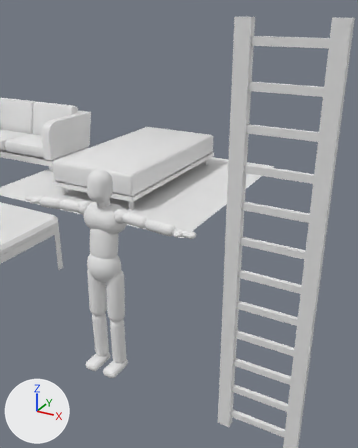
An edit to the Blender file Raw/furniture.blend, drawn before and after from the same camera.
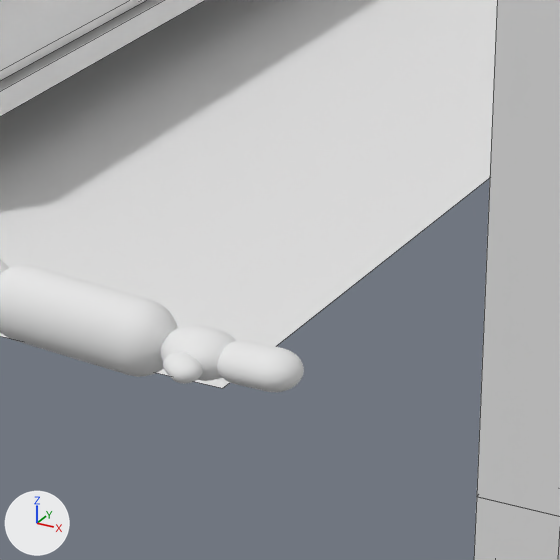
Each version appears first from a 50 mm camera at (8.06, -7.689, 3.054) aimed at (6.307, -4.502, 1.46), and next in a close-up on the part from 41% to 67% of the width and 39% to 59% of the height. Lighting does not change. The marker at lower left points along +X, +Y and +Z. The close-ups show mesh edges as thin lines.

The first close-up shows 'bed_01', 'demo_character_b', 'floor_M', 'ladder_01'.
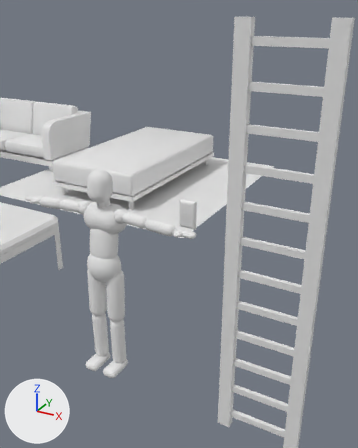
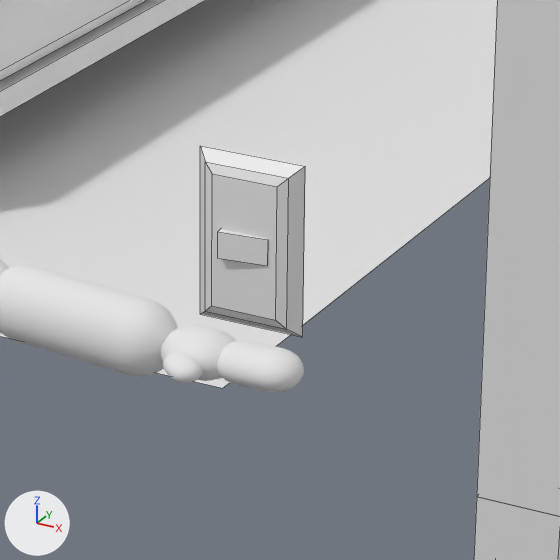
The change, as a diff of the scene's bpy script:
```diff
--- a/Raw/furniture.blend.py
+++ b/Raw/furniture.blend.py
@@ me_cube @@
+me_cube.from_pydata(...)  # 20 vertices, 14 faces; spans x -0.077..0.077, y -0.02..0.011, z -0.12..0.12
@@ ob_switch_01 @@
+ob_switch_01 = bpy.data.objects.new('switch_01', me_cube)
+ob_switch_01.location = (6.349, -4.441, 1.526)
```

Where the change shows, as pixel boxes [x1, y1, x2, y2] in the close-ups (560 x 560 px):
'switch_01', added: after [200, 146, 305, 337]
